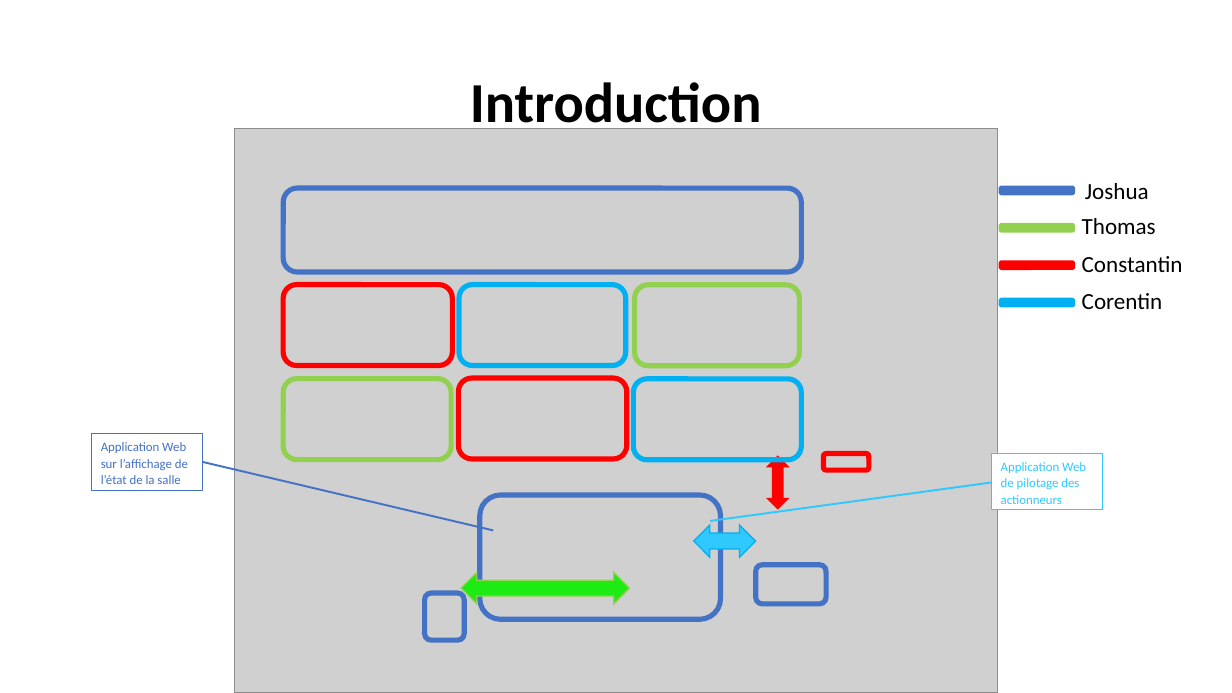
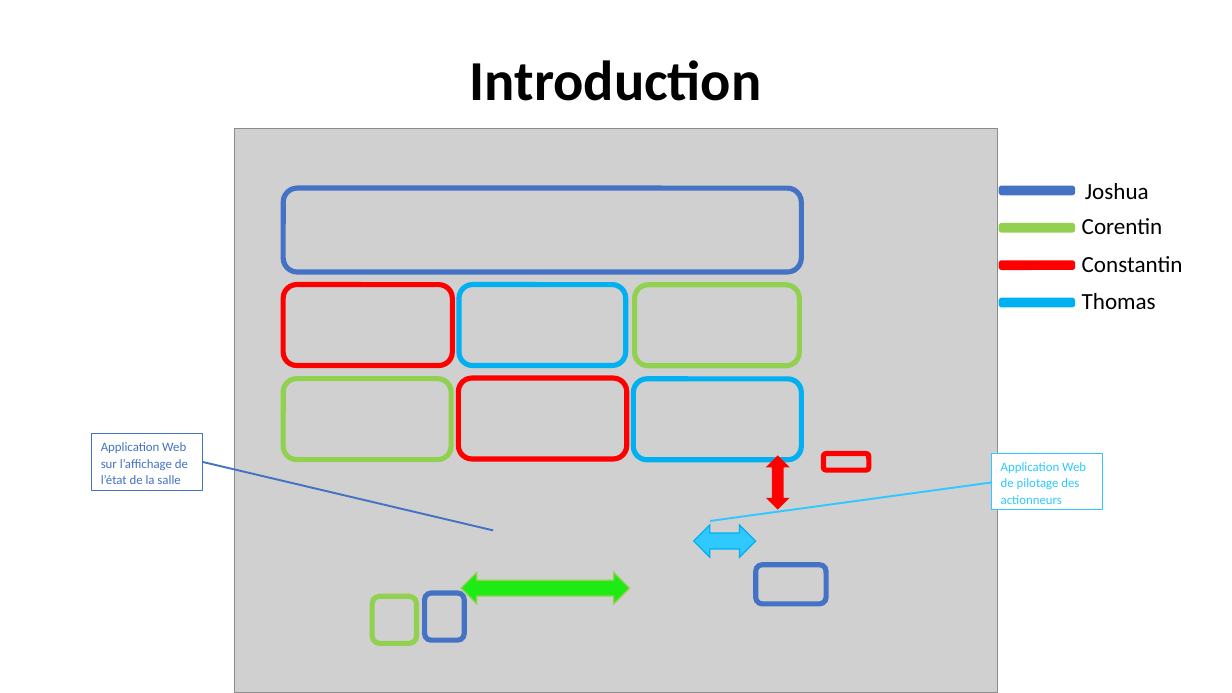
Before and after one commit to corentin-breny/Systeme_Escape_Game_13emePorte, a slide deck: slide 1 of Etudiants/Joshua/PremièreRevueDeProjet.pptx (slide 2 before the commit). Drawn at 1232x693 pixels with LibreOffice and Linux fonts; fonts in the diff are those of the drawing; grey boxes stand for pictures; background and template pictures are left out. Boxes give left, top, right and bottom in pixels: in the first picture for what was removed or moved away, otherwise in the second. Text is boxed around its words. In the diff, an @@ line names an element or a change of style, - is before the commit and + after.

```diff
--- a/Etudiants/Joshua/PremièreRevueDeProjet.pptx
+++ b/Etudiants/Joshua/PremièreRevueDeProjet.pptx
@@ title "Introduction" rewrapped from box(470, 82, 762, 135) to box(470, 60, 762, 101) @@
@@ text "Corentin": place and size @@
-text "Corentin" at box(1082, 293, 1163, 309)
+text "Corentin" at box(1082, 218, 1163, 234)
@@ text "Thomas": place and size @@
-text "Thomas" at box(1082, 218, 1156, 234)
+text "Thomas" at box(1082, 293, 1156, 309)
@@ rounded rectangle removed at box(480, 495, 721, 620) @@
@@ rounded rectangle added at box(372, 596, 417, 643), outline #92D050 4 pt @@
```
Also in this commit, not shown: 2 other slides changed, 11 slides added, 1 slide removed, 2 other files.
